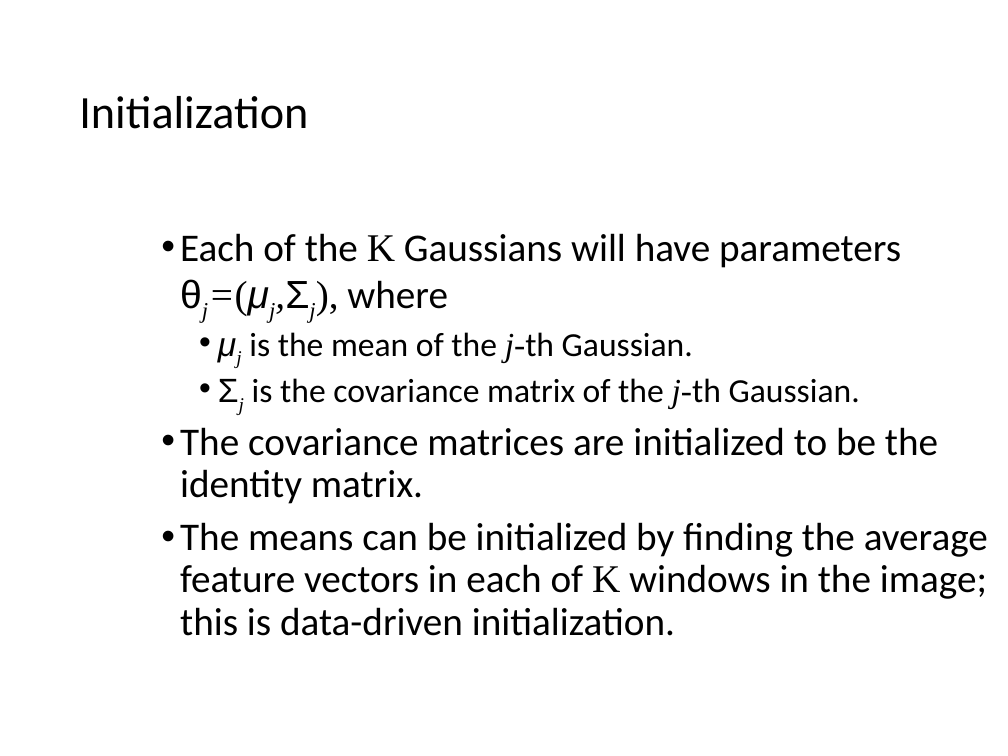
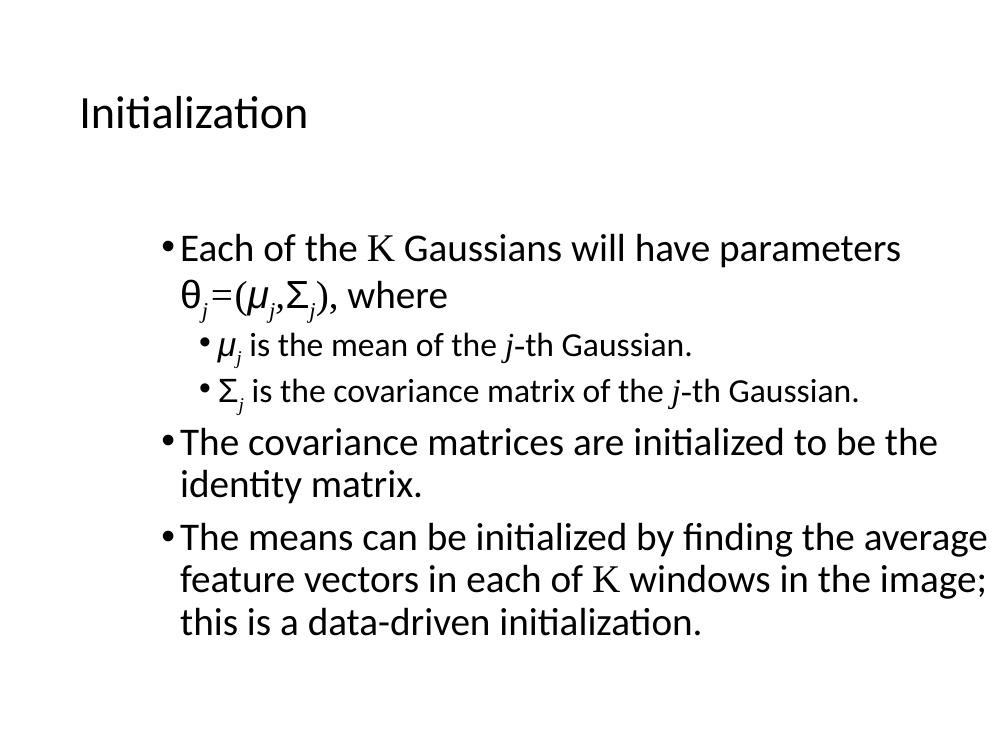
Before and after one commit to cmsc426spring2019/cmsc426spring2019.github.io, a slide deck: slide 28 of lectures/week_2/EM.ppt. Drawn at 1008x756 pixels with LibreOffice and Linux fonts; fonts in the diff are those of the drawing. Boxes give left, top, right and bottom in pixels: in the first picture for what was removed or moved away, otherwise in the second. Text is boxed around its words. In the diff, an @@ line names an element or a change of style, - is before the commit and + after.

```diff
--- a/lectures/week_2/EM.ppt
+++ b/lectures/week_2/EM.ppt
@@ text at [180, 522, 988, 636]: text changed @@
-• The means can be initialized by finding the average feature vectors in each of K windows in the image; this is data-driven initialization.
+• The means can be initialized by finding the average feature vectors in each of K windows in the image; this is a data-driven initialization.
```
Also in this commit, not shown: 4 other slides changed, 3 slides added.
